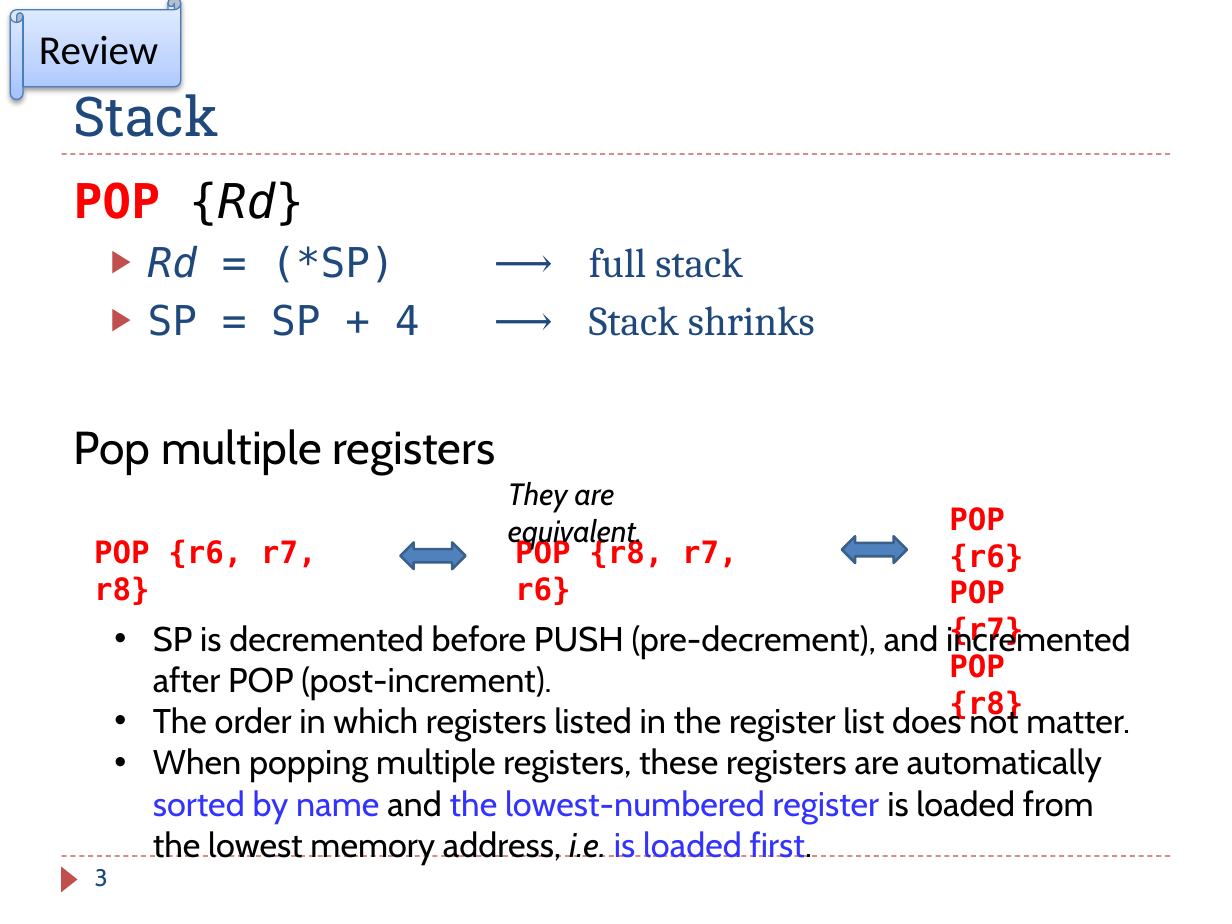
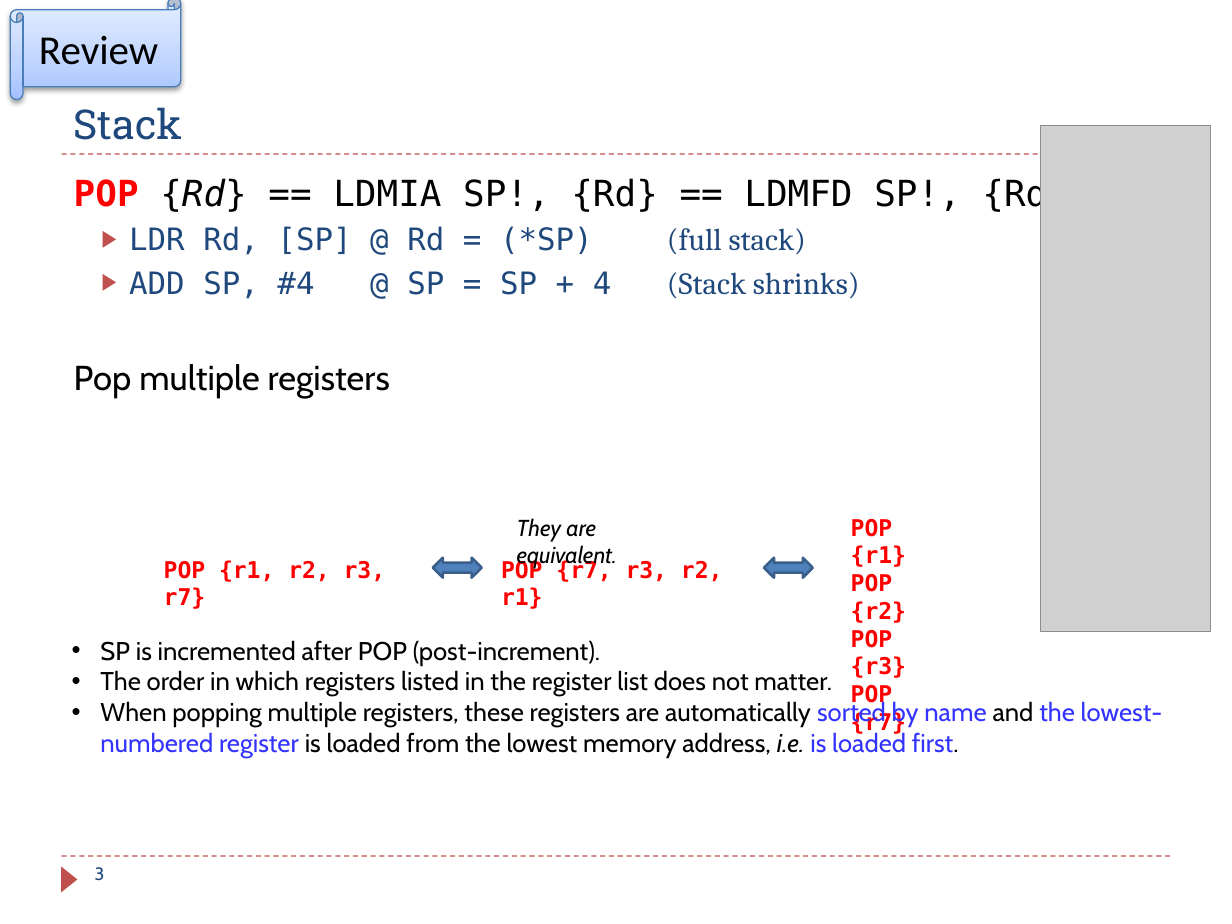
Before and after one commit to guhofstra/CSC111Fa25, a slide deck: slide 3 of PPTs/Ch8_ARM_Subroutines_Exercises ANS.pptx. Drawn at 1232x924 pixels with LibreOffice and Linux fonts; fonts in the diff are those of the drawing; grey boxes stand for pictures. Boxes give left, top, right and bottom in pixels: in the first picture for what was removed or moved away, otherwise in the second. Text is boxed around its words. In the diff, an @@ line names an element or a change of style, - is before the commit and + after.

```diff
--- a/PPTs/Ch8_ARM_Subroutines_Exercises ANS.pptx
+++ b/PPTs/Ch8_ARM_Subroutines_Exercises ANS.pptx
@@ title "Stack" at [74, 107, 183, 140]: size 32 to 24 pt @@
@@ picture added at [1040, 126, 1210, 632] @@
@@ text at [74, 177, 1069, 299]: text changed; size 24 to 18 pt; font Cambria to DejaVu Sans Mono @@
-POP {Rd}
-  ▶ Rd = (*SP) ⟶ full stack
-  ▶ SP = SP + 4 ⟶ Stack shrinks
+POP {Rd} == LDMIA SP!, {Rd} == LDMFD SP!, {Rd}
+  ▶ LDR Rd, [SP] @ Rd = (*SP) (full stack)
+  ▶ ADD SP, #4 @ SP = SP + 4 (Stack shrinks)
@@ text at [74, 364, 390, 398]: size 27 to 20.2 pt in "Pop multiple registers"; less space between paragraphs @@
@@ text "They are equivalent.": place and size @@
-text "They are equivalent." at [508, 482, 642, 548]
+text "They are equivalent." at [517, 518, 617, 570]
@@ text "They are equivalent." at [517, 518, 617, 570]: size 18 to 13.5 pt @@
@@ text "POP {r1}": place and size @@
-text "POP {r1}" at [949, 507, 1023, 721]
+text "POP {r1}" at [851, 519, 906, 736]
@@ text at [851, 519, 906, 678]: text changed; size 18 to 13.5 pt @@
-POP {r6}
+POP {r1}
+POP {r2}
+POP {r3}
@@ text at [164, 560, 386, 609]: text changed; size 18 to 13.5 pt @@
-POP {r6, r7, r8}
+POP {r1, r2, r3, r7}
@@ left right arrow: place and size @@
-left right arrow at [400, 542, 466, 569]
+left right arrow at [432, 558, 482, 578]
@@ text at [501, 559, 723, 609]: text changed; size 18 to 13.5 pt @@
-POP {r8, r7, r6}
+POP {r7, r3, r2, r1}
@@ left right arrow: place and size @@
-left right arrow at [841, 536, 907, 563]
+left right arrow at [764, 558, 813, 578]
@@ text "SP is incremented after POP ...": place and size @@
-text "SP is incremented after POP ..." at [153, 623, 1130, 865]
+text "SP is incremented after POP ..." at [100, 640, 1163, 758]
@@ text at [100, 640, 600, 665]: text changed; size 20 to 15 pt @@
-• SP is decremented before PUSH (pre-decrement), and incremented after POP (post-increment).
+• SP is incremented after POP (post-increment).
@@ text at [949, 654, 1023, 721]: paragraph removed @@
-POP {r8}
@@ text at [100, 670, 1163, 758]: size 20 to 15 pt in "The order in which registers listed in ...", "When popping multiple registers, these registers are ..."; indent changed @@
@@ text at [851, 685, 906, 736]: size 18 to 13.5 pt in "POP {r7}" @@
@@ page number at [95, 867, 105, 881]: size 14 to 10.5 pt @@
```
Also in this commit, not shown: 7 other slides changed, 2 slides added, 2 slides removed, 8 other files.
